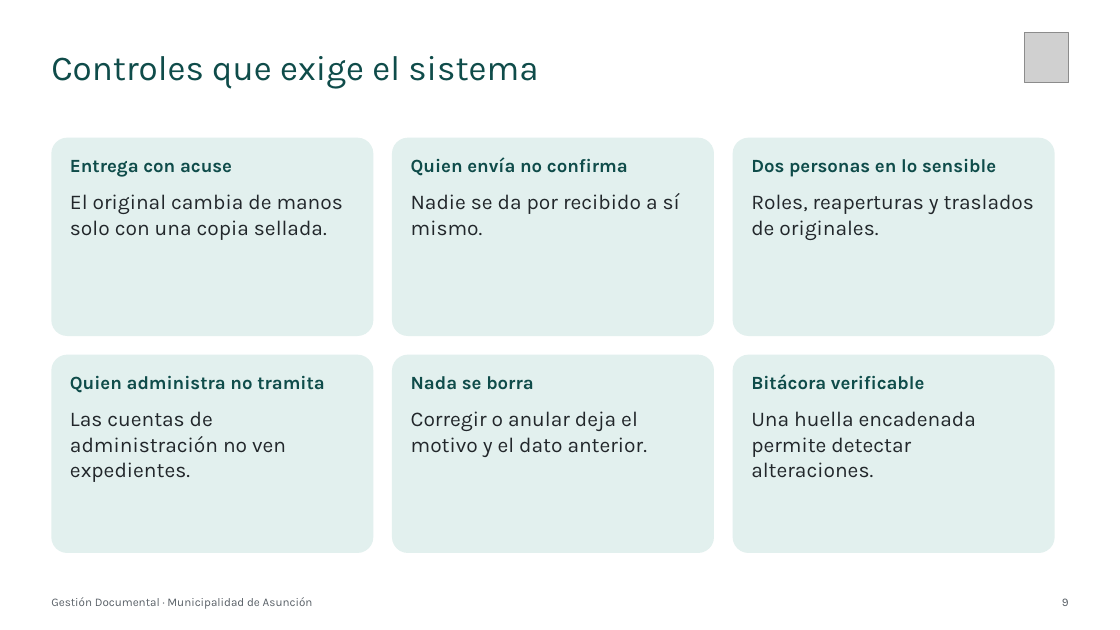
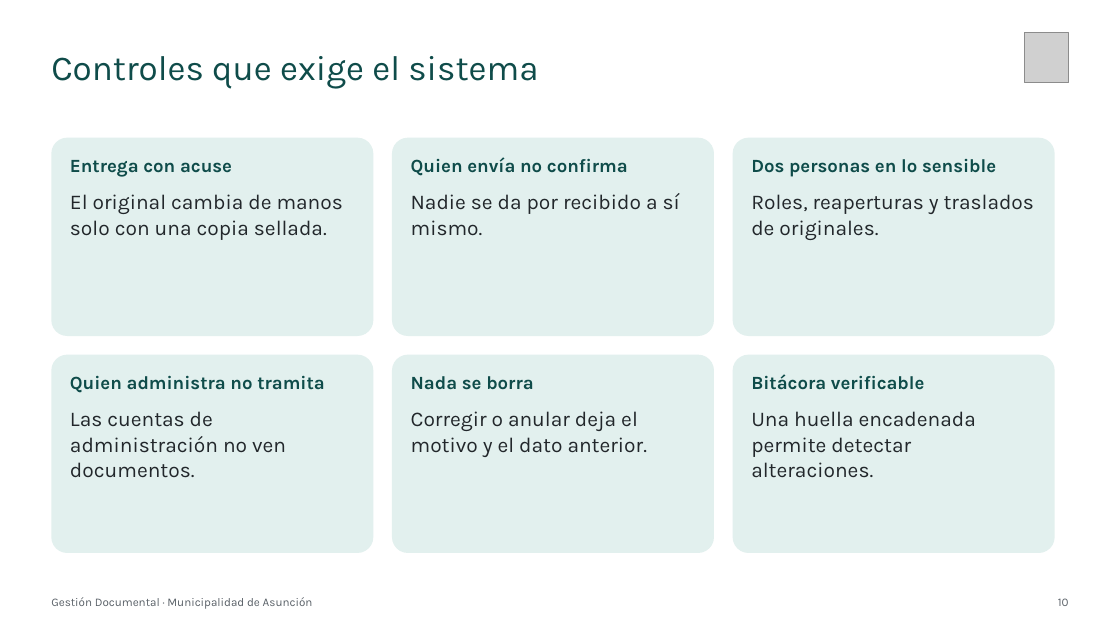
Before and after one commit to YumitoAcosta7/gestion-documental, a slide deck: slide 10 of docs/material/Presentacion-Gestion-Documental.pptx (slide 9 before the commit). Drawn at 1120x630 pixels with LibreOffice and Linux fonts; fonts in the diff are those of the drawing; grey boxes stand for pictures. Boxes give left, top, right and bottom in pixels: in the first picture for what was removed or moved away, otherwise in the second. Text is boxed around its words. In the diff, an @@ line names an element or a change of style, - is before the commit and + after.

```diff
--- a/docs/material/Presentacion-Gestion-Documental.pptx
+++ b/docs/material/Presentacion-Gestion-Documental.pptx
@@ text at box(70, 411, 286, 478): text changed @@
-Las cuentas de administración no ven expedientes.
+Las cuentas de administración no ven documentos.
@@ text at box(1058, 598, 1069, 606): text changed @@
-9
+10
```
Also in this commit, not shown: 11 other slides changed, 3 slides added, 27 other files.
